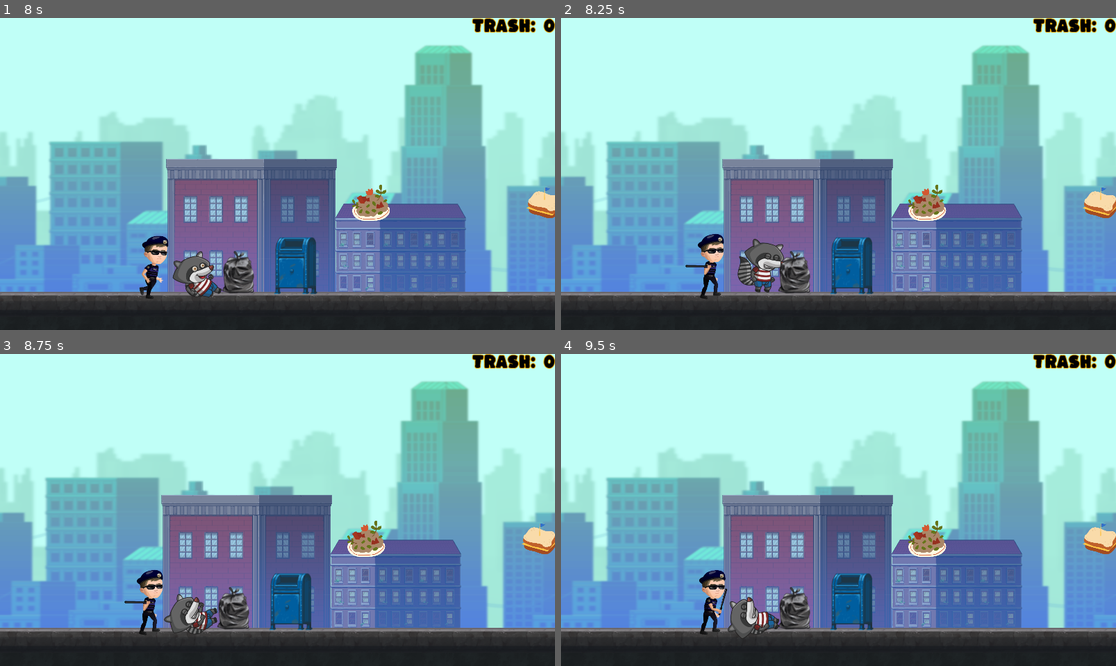
Above: before the commit, frames 1-4 (two rows, left to right).
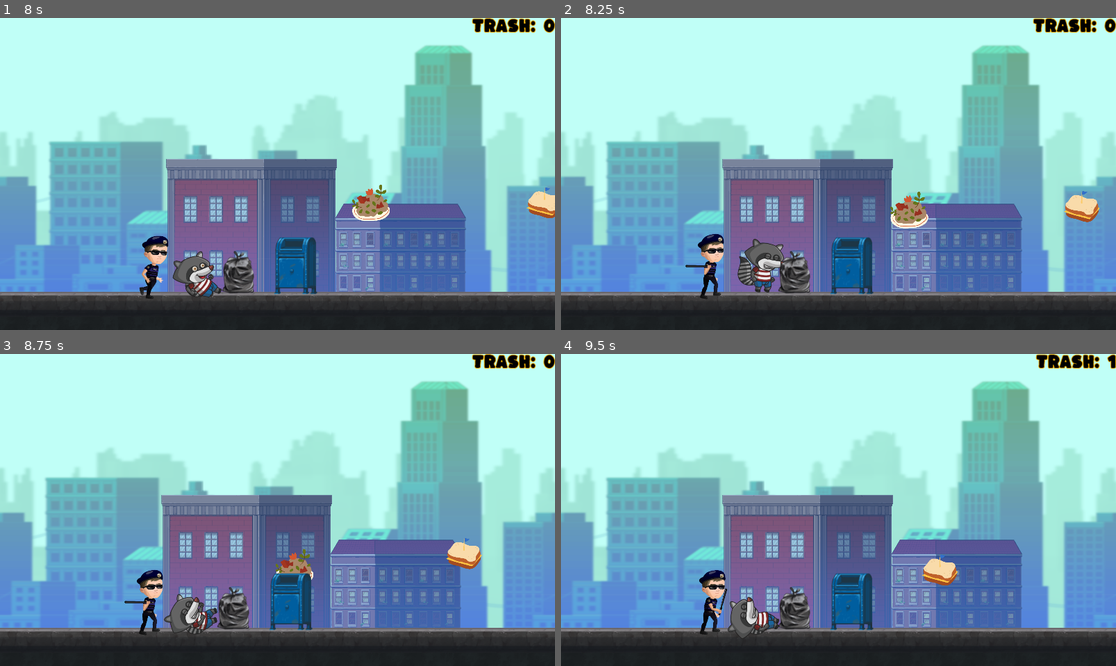
Above: after the commit, the same moments.

Repository: plagunas2/RaccoonBandit
Game: Godot game, scene res://Scenes/Menus/Mainmenu.tscn
Same seed, same stepped clock (60 frames per second), same inputs: the game is played once before the commit and once after it. The engine's default icon, where the game draws it, is replaced by a stand-in: a white triangle on a blue panel in a dark square.
Inputs:
- Up to frame 1 (8 s): click "Start" at 0.5 s; tap W (jump) at 1.52, 2.27, 3.77, 4.52, 5.27, 6.77, 7.52 s; hold Down (down) 2.78-3.53 s; hold Down (down) 5.03-5.78 s; hold Down (down) from 6.53 s (still down)
- Up to frame 2 (8.25 s): release Down (down) at 8.03 s
- Up to frame 3 (8.75 s): tap W (jump) at 8.27 s
- Up to frame 4 (9.5 s): no input

Frame 1 is identical in both runs. In frame 2, 1.4% of the frame differs, in the area x 59-100%, y 53-68%; in frame 3, 1.6%; in frame 4, 1.8%, in the area x 62-100%, y 0-75%.

Commit message:
magnet powerup works!

Diff:
--- a/RaccoonBandit_prototype1/Character/player.gd
+++ b/RaccoonBandit_prototype1/Character/player.gd
@@ -147,8 +147,8 @@
 	if(string == "magnet"):
 		print("magnet power up!")
 		magnet = true
-		$Timer.start()
+		$MagnetTimer.start()
 
 
 func _on_timer_timeout():
-	pass
+	magnet = false
--- a/RaccoonBandit_prototype1/Character/player.tscn
+++ b/RaccoonBandit_prototype1/Character/player.tscn
@@ -657,7 +657,9 @@
 position = Vector2(4, 1)
 shape = SubResource("CapsuleShape2D_0rsjk")
 
-[node name="Timer" type="Timer" parent="."]
+[node name="MagnetTimer" type="Timer" parent="."]
+wait_time = 10.0
+one_shot = true
 
 [connection signal="animation_finished" from="AnimatedSprite2D" to="." method="_on_animated_sprite_2d_animation_finished"]
-[connection signal="timeout" from="Timer" to="." method="_on_timer_timeout"]
+[connection signal="timeout" from="MagnetTimer" to="." method="_on_timer_timeout"]
--- a/RaccoonBandit_prototype1/Scripts/FoodBehavior.gd
+++ b/RaccoonBandit_prototype1/Scripts/FoodBehavior.gd
@@ -4,6 +4,7 @@
 var parallax_background
 var scoreCounter
 var audio
+var player
 
 # Called when the node enters the scene tree for the first time.
 func _ready():
@@ -12,22 +13,26 @@
 		parallax_background = get_parent().get_parent().get_node("ParallaxBackground")
 		scoreCounter = get_parent().get_parent().get_node("HUD")
 		audio = get_parent().get_parent().get_node("AudioStreamPlayer2D")
+		player = get_parent().get_parent().get_node("Player")
 	else: #if node is NOT in FoodGen node (aka, in FoodArc node) -> the node is a level further
 		#down so it needs to get another parent node to access the parallax, score, & audio nodes
 		parallax_background = get_parent().get_parent().get_parent().get_node("ParallaxBackground")
 		#print("background!!!! ", parallax_background)
 		scoreCounter = get_parent().get_parent().get_parent().get_node("HUD")
 		audio = get_parent().get_parent().get_parent().get_node("AudioStreamPlayer2D")
+		player = get_parent().get_parent().get_parent().get_node("Player")
 
 	#speed = parallax_background.scroll_speed
 
 # Called every frame. 'delta' is the elapsed time since the previous frame.
 func _process(delta):
-	if(parallax_background.scroll_speed != 0):
+	if(parallax_background.scroll_speed != 0 && player.magnet == false):
 		speed = parallax_background.scroll_speed
+		position += Vector2.LEFT * speed * delta
 	else:
-		speed = 0
-	position += Vector2.LEFT * speed * delta
+		speed = 400
+		moveToPlayer(delta)
+
 
 #when player collects the food, food disappears and score goes up by one
 func _on_body_entered(body):
@@ -35,3 +40,8 @@
 		scoreCounter.increase_score()
 		audio.playEat()
 		queue_free()
+
+func moveToPlayer(delta):
+	print("player position ", player.global_position)
+	print("food position ", self.global_position)
+	self.global_position = self.global_position.move_toward(player.global_position, delta*speed)
